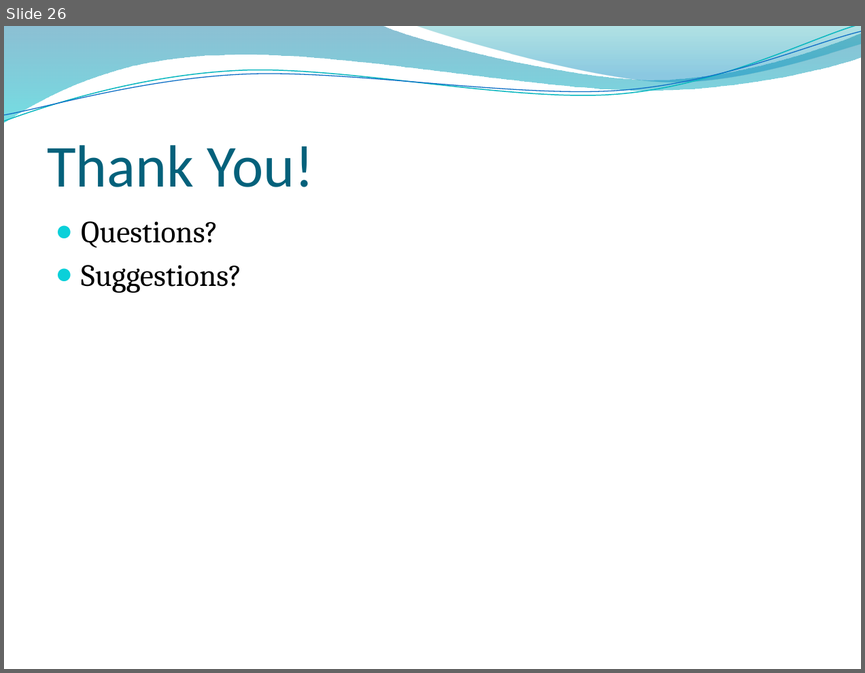
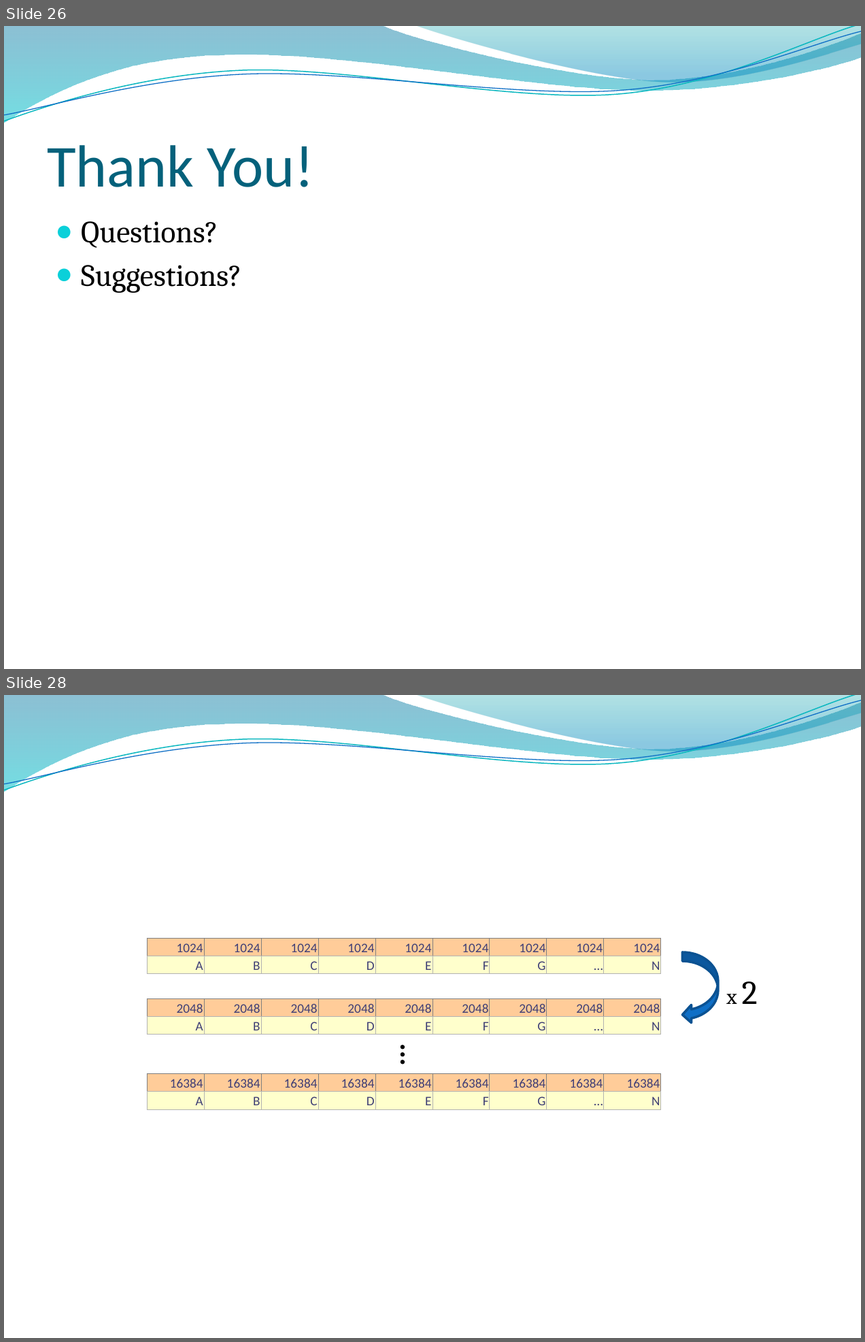
Before and after one commit to edvelezg/unb-pdp2, a slide deck: proj/FinalPresentation.pptx. Shown one above the other, each under a label of ours: slide 26 before the commit, slides 26 and 28 after it; the slides between them are not shown. The pictures are 865x673 and 865x1342 pixels, drawn with LibreOffice and Linux fonts; fonts in the diff are those of the drawing; background and template pictures are left out. Boxes give left, top, right and bottom in pixels: in the first picture for what was removed or moved away, otherwise in the second. Text is boxed around its words. In the diff, an @@ line names an element or a change of style, - is before the commit and + after.

```diff
--- a/proj/FinalPresentation.pptx
+++ b/proj/FinalPresentation.pptx
@@ slide 28 added at [4, 695, 861, 1338], background picture (left out); not listed: 4 template elements that a slide beside it also shows @@
@@ table added at [147, 938, 664, 974], 2 rows, 9 columns @@
+1024 | 1024 | 1024 | 1024 | 1024 | 1024 | 1024 | 1024 | 1024
+A | B | C | D | E | F | G | … | N
@@ curved left arrow added at [683, 952, 719, 1023], fill #0F6FC6, outline #0B5292 2 pt @@
@@ table added at [147, 998, 664, 1034], 2 rows, 9 columns @@
+2048 | 2048 | 2048 | 2048 | 2048 | 2048 | 2048 | 2048 | 2048
+A | B | C | D | E | F | G | … | N
@@ text added at [726, 981, 757, 1004], 18 pt, text #000000 @@
+x 2
@@ ellipse added at [400, 1045, 404, 1049], fill #000000 @@
@@ ellipse added at [400, 1052, 404, 1057], fill #000000 @@
@@ ellipse added at [400, 1060, 404, 1064], fill #000000 @@
@@ table added at [147, 1074, 664, 1110], 2 rows, 9 columns @@
+16384 | 16384 | 16384 | 16384 | 16384 | 16384 | 16384 | 16384 | 16384
+A | B | C | D | E | F | G | … | N
```
Also in this commit, not shown: 2 other slides added.
